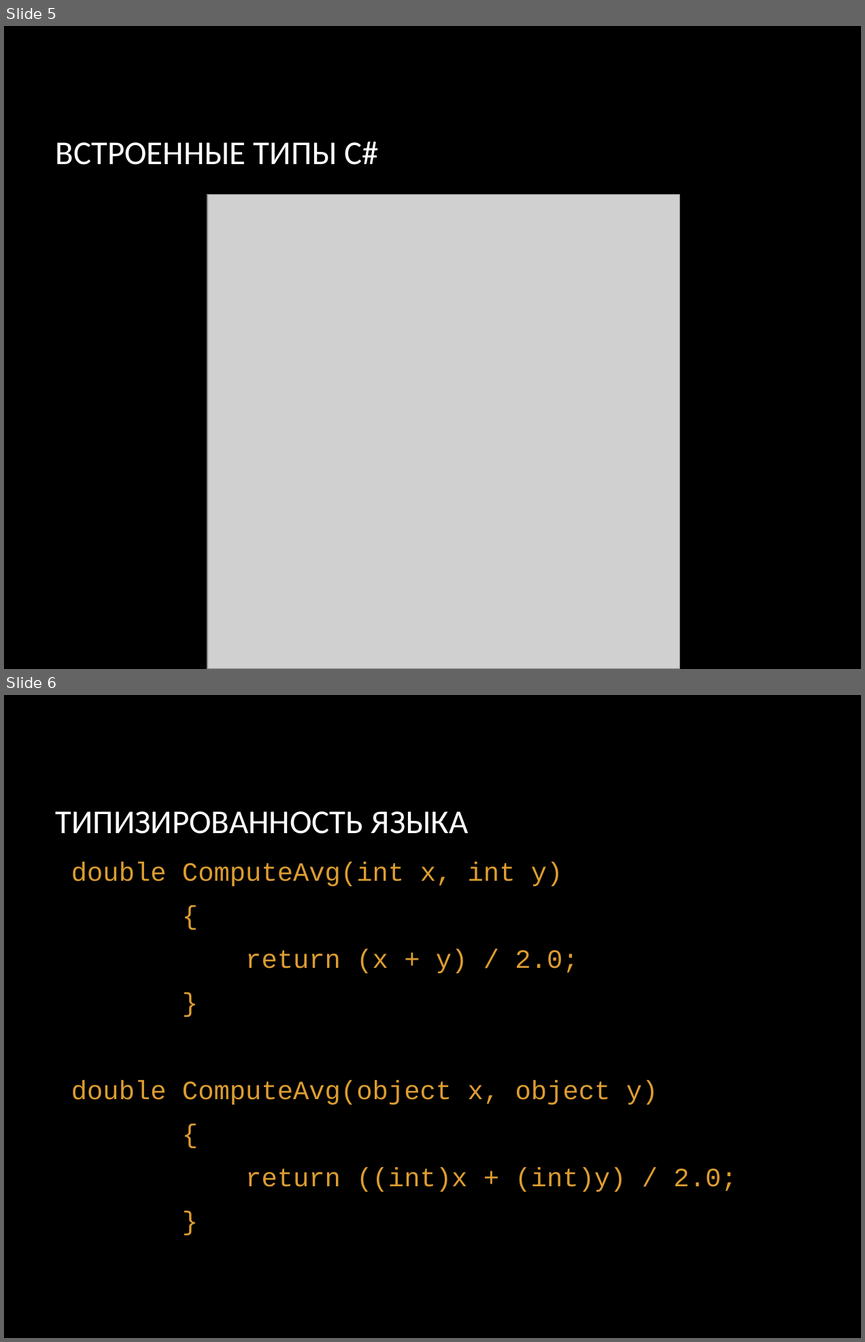
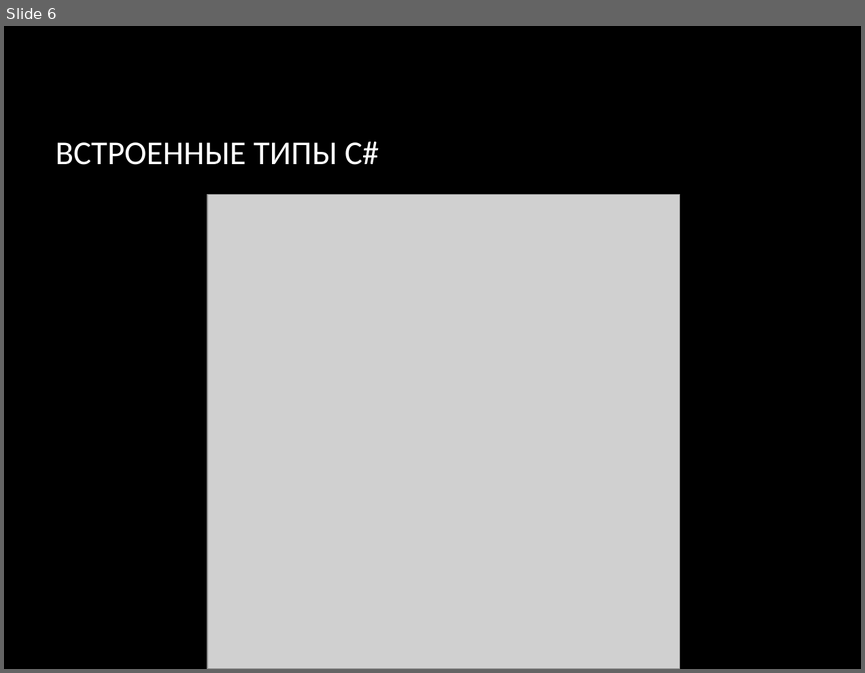
Before and after one commit to SunJohnson/Study, a slide deck: College/OP_09/2022-2/lectures/Лекция 2 Основы C#.pptx. Shown one above the other, each under a label of ours: slides 5 and 6 before the commit, slide 6 after it. The pictures are 865x1342 and 865x673 pixels, drawn with LibreOffice and Linux fonts; fonts in the diff are those of the drawing; grey boxes stand for pictures; background and template pictures are left out. Boxes give left, top, right and bottom in pixels: in the first picture for what was removed or moved away, otherwise in the second. Text is boxed around its words. In the diff, an @@ line names an element or a change of style, - is before the commit and + after.

```diff
--- a/College/OP_09/2022-2/lectures/Лекция 2 Основы C#.pptx
+++ b/College/OP_09/2022-2/lectures/Лекция 2 Основы C#.pptx
@@ slide 6 removed at [4, 695, 861, 1338], background picture (left out) @@
@@ title removed at [56, 811, 468, 834] @@
-ТИПИЗИРОВАННОСТЬ ЯЗЫКА
@@ text removed at [71, 862, 736, 1191] @@
-double ComputeAvg(int x, int y)
-{
-return (x + y) / 2.0;
-}
-double ComputeAvg(object x, object y)
-{
-return ((int)x + (int)y) / 2.0;
-}
@@ what was slide 5 is now slide 6 @@
```
Also in this commit, not shown: 8 slides changed, 13 slides added, 5 other slides removed.
